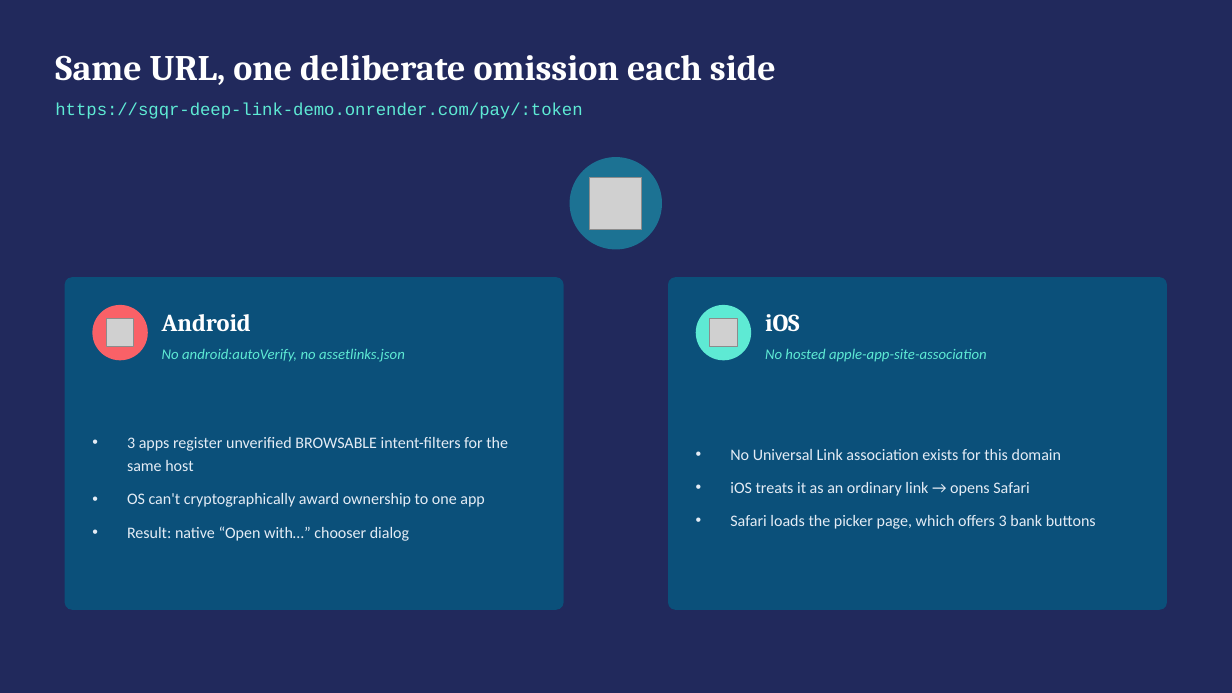
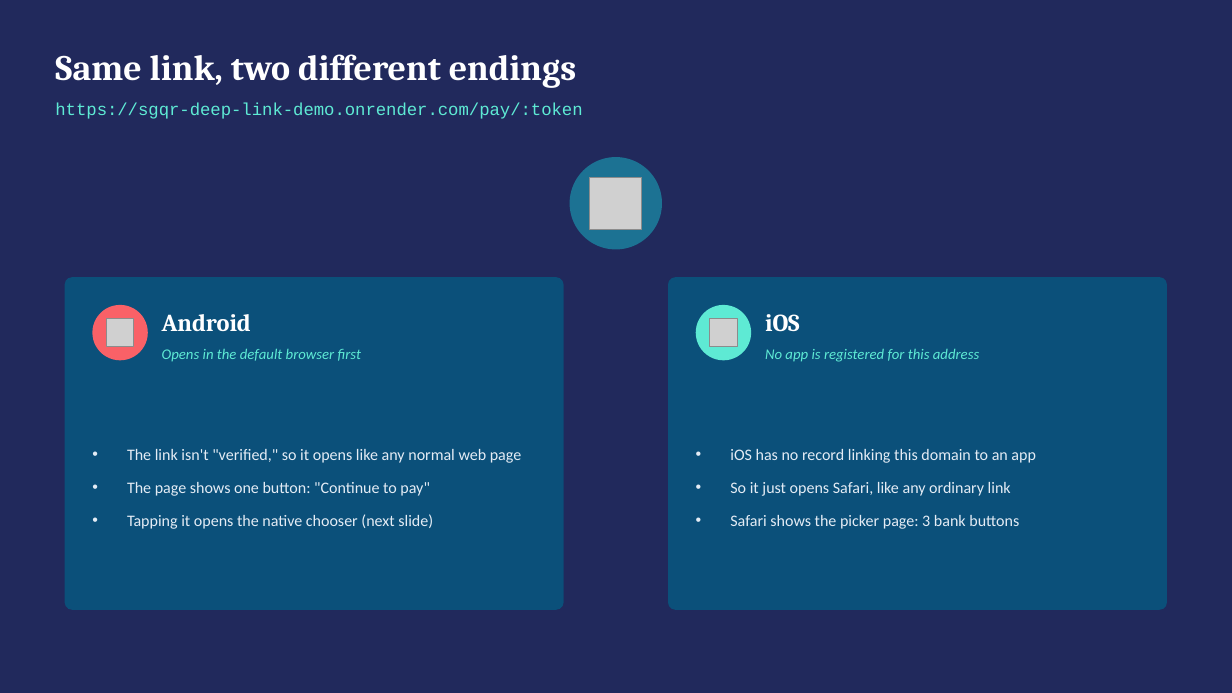
Before and after one commit to deandrehaijielim-commits/sgqr-deep-link-demo, a slide deck: slide 3 of SGQR_Deep_Linking_Simulation.pptx. Drawn at 1232x693 pixels with LibreOffice and Linux fonts; fonts in the diff are those of the drawing; grey boxes stand for pictures. Boxes give left, top, right and bottom in pixels: in the first picture for what was removed or moved away, otherwise in the second. Text is boxed around its words. In the diff, an @@ line names an element or a change of style, - is before the commit and + after.

Commit message:
Update slide deck: correct Android flow, simplify wording throughout

```diff
--- a/SGQR_Deep_Linking_Simulation.pptx
+++ b/SGQR_Deep_Linking_Simulation.pptx
@@ text at (55, 54, 576, 88): text changed @@
-Same URL, one deliberate omission each side
+Same link, two different endings
@@ text at (162, 348, 361, 362): text changed @@
-No android:autoVerify, no assetlinks.json
+Opens in the default browser first
@@ text at (765, 349, 979, 362): text changed @@
-No hosted apple-app-site-association
+No app is registered for this address
@@ text at (127, 449, 521, 529): text changed @@
-• 3 apps register unverified BROWSABLE intent-filters for the same host
-• OS can't cryptographically award ownership to one app
-• Result: native “Open with…” chooser dialog
+• The link isn't "verified," so it opens like any normal web page
+• The page shows one button: "Continue to pay"
+• Tapping it opens the native chooser (next slide)
@@ text at (730, 449, 1036, 529): text changed @@
-• No Universal Link association exists for this domain
-• iOS treats it as an ordinary link → opens Safari
-• Safari loads the picker page, which offers 3 bank buttons
+• iOS has no record linking this domain to an app
+• So it just opens Safari, like any ordinary link
+• Safari shows the picker page: 3 bank buttons
```
Also in this commit, not shown: 8 other slides changed, 1 slide added.
